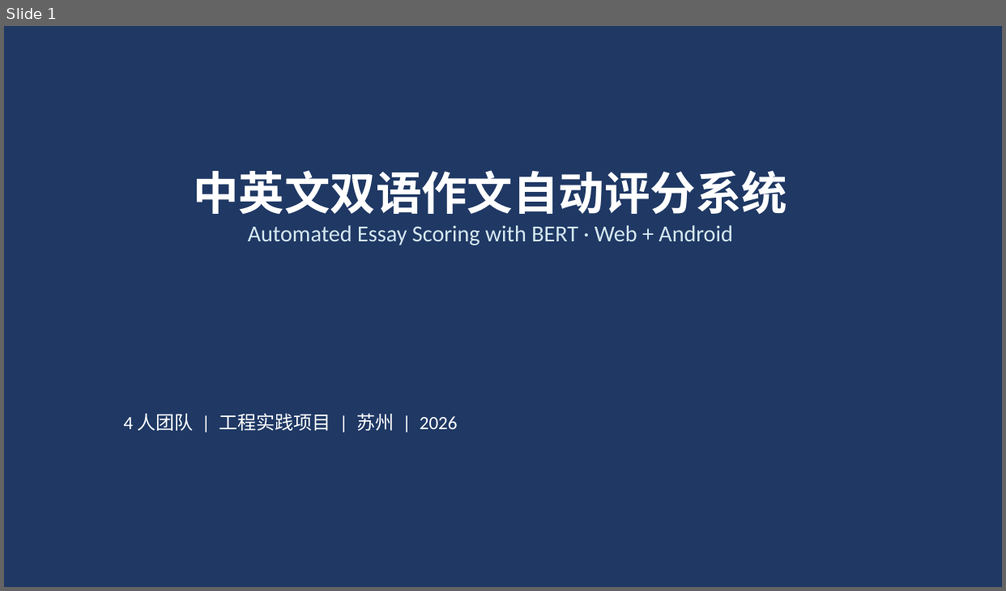
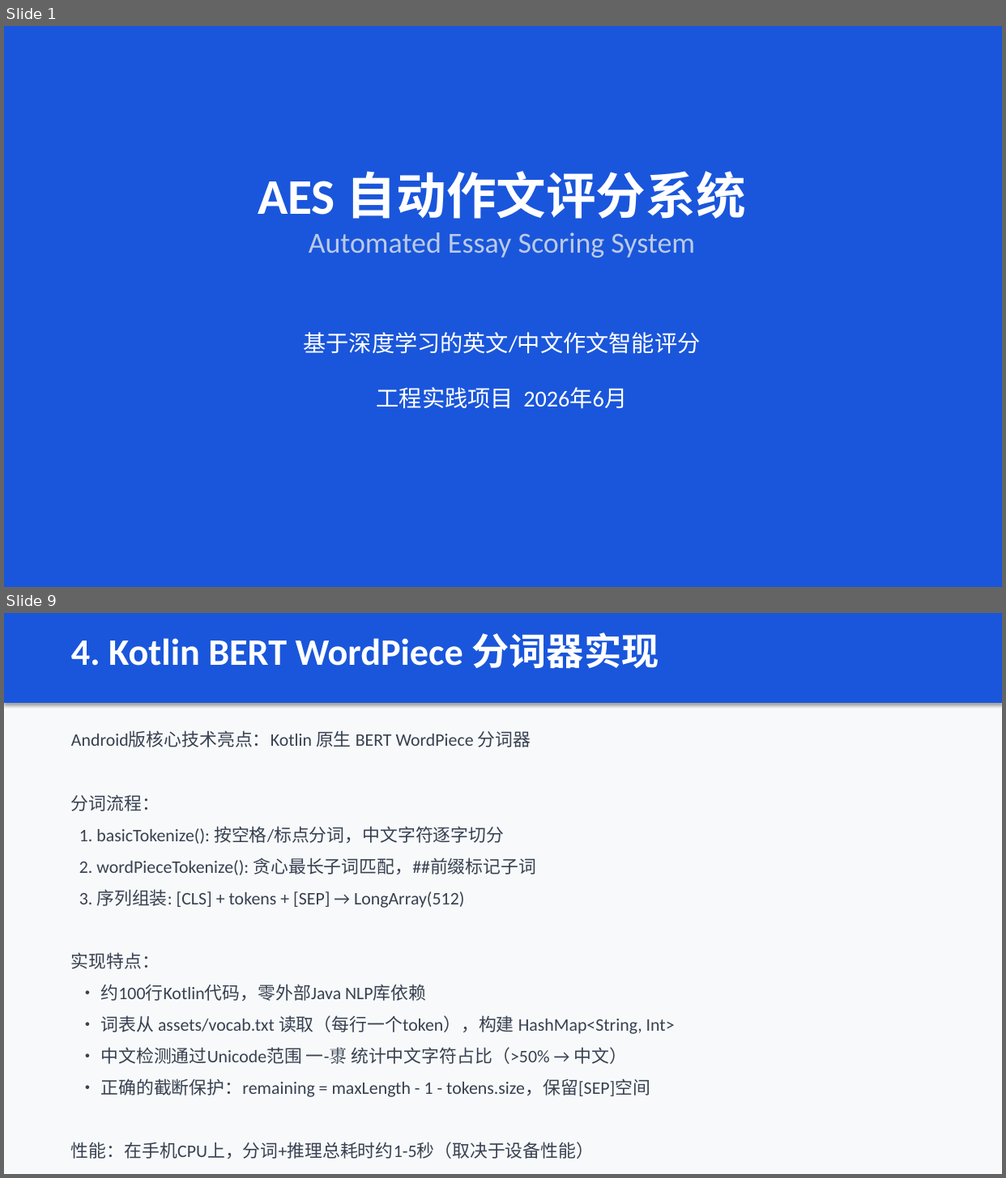
Before and after one commit to Dearsilly/lab, a slide deck: doc/AES_答辩PPT.pptx. Shown one above the other, each under a label of ours: slide 1 before the commit, slides 1 and 9 after it; the slides between them are not shown. The pictures are 1006x591 and 1006x1178 pixels, drawn with LibreOffice and Linux fonts; fonts in the diff are those of the drawing. Boxes give left, top, right and bottom in pixels: in the first picture for what was removed or moved away, otherwise in the second. Text is boxed around its words. In the diff, an @@ line names an element or a change of style, - is before the commit and + after.

Commit message:
docs: regenerate defense Word report and PPT with updated content

```diff
--- a/doc/AES_答辩PPT.pptx
+++ b/doc/AES_答辩PPT.pptx
@@ slide 9 added at (4, 613, 1002, 1174), background #F8F9FA @@
@@ rectangle added at (4, 613, 1002, 703), fill #1A56DB @@
@@ text added at (71, 632, 659, 668), 36 pt, text #FFFFFF, bold @@
+4. Kotlin BERT WordPiece 分词器实现
@@ text added at (71, 730, 675, 1159), 17 pt, text #374151 @@
+Android版核心技术亮点：Kotlin 原生 BERT WordPiece 分词器
+分词流程：
+1. basicTokenize(): 按空格/标点分词，中文字符逐字切分
+2. wordPieceTokenize(): 贪心最长子词匹配，##前缀标记子词
+3. 序列组装: [CLS] + tokens + [SEP] → LongArray(512)
+实现特点：
+• 约100行Kotlin代码，零外部Java NLP库依赖
+• 词表从 assets/vocab.txt 读取（每行一个token），构建 HashMap<String, Int>
+• 中文检测通过Unicode范围 一-鿿 统计中文字符占比（>50% → 中文）
+• 正确的截断保护：remaining = maxLength - 1 - tokens.size，保留[SEP]空间
+性能：在手机CPU上，分词+推理总耗时约1-5秒（取决于设备性能）
@@ slide 1 changed as well @@
@@ background #1F3864 to #1A56DB @@
@@ text at (258, 171, 746, 258): text changed; size 22 to 28 pt; text colour #D5E8F0 to #BBCAE8 @@
-中英文双语作文自动评分系统
-Automated Essay Scoring with BERT · Web + Android
+AES 自动作文评分系统
+Automated Essay Scoring System
@@ text at (303, 332, 700, 409): text changed; size 18 to 22 pt @@
-4 人团队 | 工程实践项目 | 苏州 | 2026
+基于深度学习的英文/中文作文智能评分
+工程实践项目 2026年6月
```
Also in this commit, not shown: 1 other slide changed, 10 other slides added, 11 slides removed, 3 other files.
